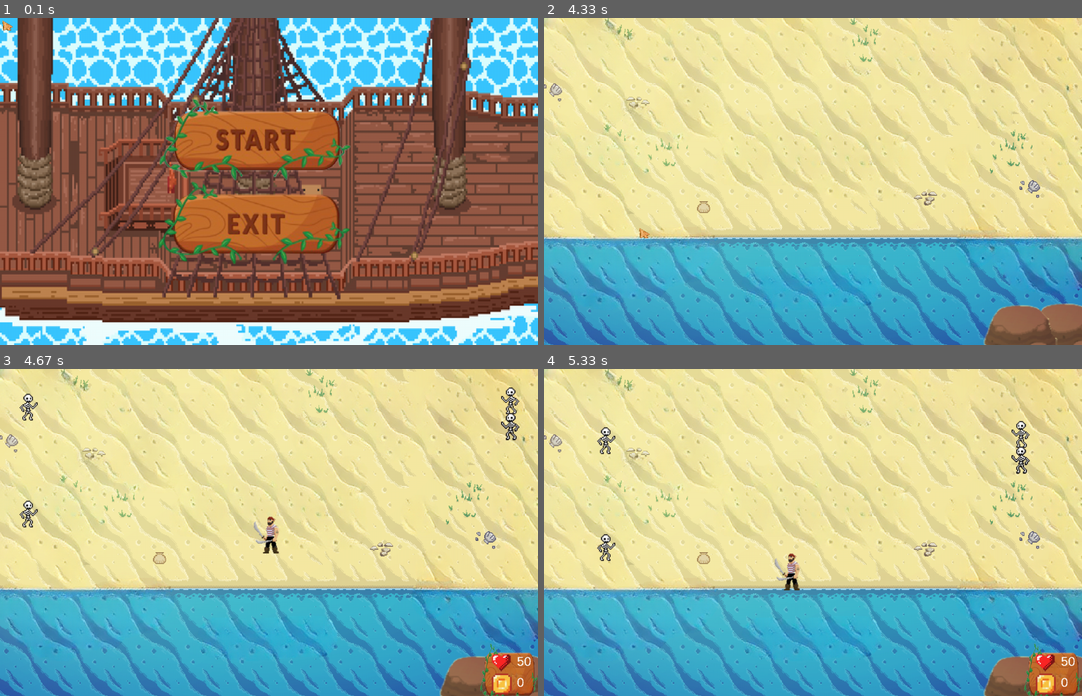
Above: before the commit, frames 1-4 (two rows, left to right).
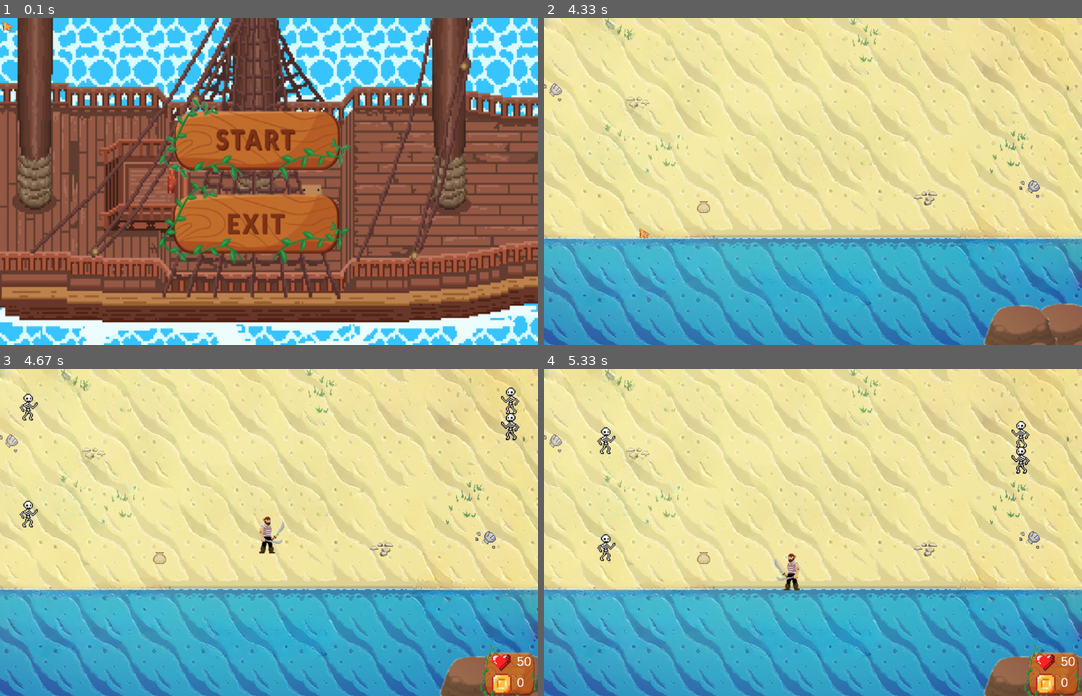
Above: after the commit, the same moments.

Repository: DasolLim/Pygame_Pirates
Game: pygame game, started from main.py
The game is run twice, just before and just after one commit, with the same random seed, the same clock (stepped at 60 frames per second) and the same inputs.
Inputs (mouse positions are in pixels of both pictures, inside the frame that each line leads up to):
- Up to frame 1 (0.1 s): no input
- Up to frame 2 (4.33 s): hold Space 0.33-0.87 s; hold Left 0.33-0.87 s; click (882, 93) at 1.52 s; click (613, 148) at 1.85 s; click (721, 256) at 2.18 s; tap one key every 0.33 s from 2.47 s: C F T B; click (630, 259) at 3.85 s; click (640, 227) at 4.18 s
- Up to frame 3 (4.67 s): click (204, 509) at 4.52 s
- Up to frame 4 (5.33 s): hold Down 4.8-5.1 s; hold Left from 5.13 s (still down)

Frames 1-2 are identical in both runs. In frame 3, 0.3% of the frame differs, in the area x 47-53%, y 45-57%; in frame 4, nothing differs.

Commit message:
removedInitialAttackAnimation

Diff:
--- a/main.py
+++ b/main.py
@@ -1,5 +1,5 @@
 #imports
-import pygame, gameSprites, time
+import pygame, gameSprites
 
 #initializing pygame
 pygame.init()
@@ -100,7 +100,6 @@
 loadPlaying = True
 shopPlaying = False
 running = True
-right = True
 #FPS
 FPS = 60
 #setting clock
@@ -186,7 +185,6 @@
     #looping music
     pygame.mixer.music.play(loop)
 
-#building scenes
 def sceneBuilder(newScene):
     global current_img
     global current_rect
@@ -282,27 +280,16 @@
     #player movement
     if not shopPlaying:
         if keys[pygame.K_RIGHT]:
-            right = True
+            player_group.sprites()[0].flipPlayer(True)
             player_group.sprites()[0].rect.x += 5
         if keys[pygame.K_LEFT]:
-            right = False
+            player_group.sprites()[0].flipPlayer(False)
             player_group.sprites()[0].rect.x -= 5
         if keys[pygame.K_UP]:
             player_group.sprites()[0].rect.y -= 5
         if keys[pygame.K_DOWN]:
             player_group.sprites()[0].rect.y += 5
 
-        #player attack
-        if keys[pygame.K_SPACE]:
-            if right:
-                player_group.sprites()[0].attack(True)
-            else:
-                player_group.sprites()[0].attack(False)
-        if not keys[pygame.K_SPACE]:
-            if right:
-                player_group.sprites()[0].flipPlayer(True)
-            else:
-                player_group.sprites()[0].flipPlayer(False)
 
 
     #///////////////////////////#
